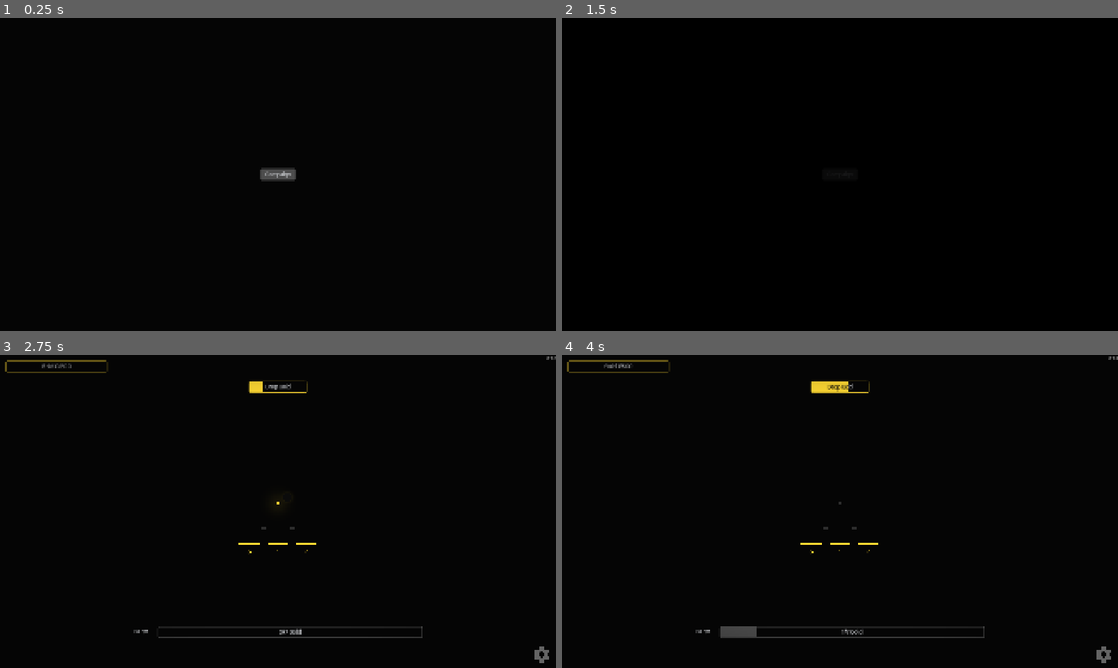
Above: before the commit, frames 1-4 (two rows, left to right).
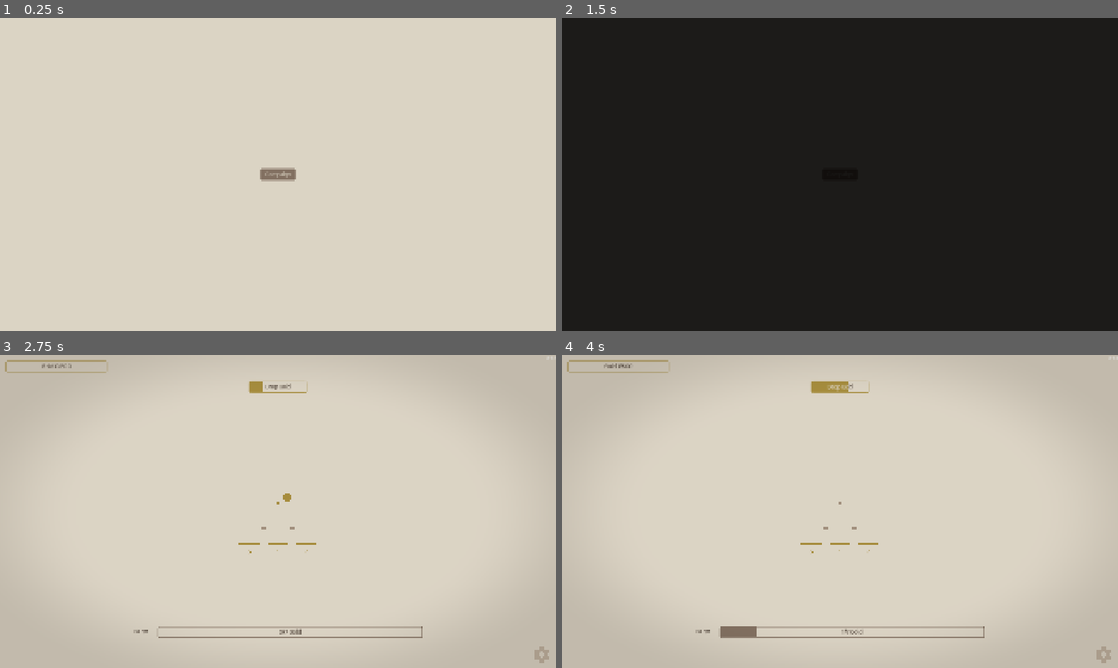
Above: after the commit, the same moments.

Repository: kjbrown-sandbox/pleenko
Game: Godot game, scene res://entities/main_menu/main_menu.tscn
Two runs of this game, one before a commit and one after it. Both use one fixed random seed, a clock stepped at 60 frames per second and the inputs below.
Inputs (mouse positions are in pixels of both pictures, inside the frame that each line leads up to):
- Up to frame 1 (0.25 s): no input
- Up to frame 2 (1.5 s): click "Campaign" at 0.5 s; click "Campaign" at 1.25 s
- Up to frame 3 (2.75 s): tap Enter at 2 s; move the mouse to (400, 495) at 2.02 s; hold Right (board_right) from 2.03 s (still down); hold Space (drop_coin) from 2.03 s (still down); click (400, 495) at 2.17 s
- Up to frame 4 (4 s): move the mouse to (728, 527) at 2.77 s; release Right (board_right) at 2.78 s; release Space (drop_coin) at 2.78 s; hold Down (challenges_down) 2.78-3.53 s; tap 1 (drop_unrefined) at 2.85 s; move the mouse to (895, 442) at 3.52 s; hold Right (board_right) from 3.53 s (still down); tap P at 3.6 s

The runs differ from the first frame. In frame 1, 100% of the frame differs, in the area x 0-100%, y 0-100%; in frame 2, 100%; in frame 3, 100%; in frame 4, 100%.

Commit message:
It now runs BUTTER SMOOTH

Diff:
--- a/autoloads/theme_provider/theme_provider.tscn
+++ b/autoloads/theme_provider/theme_provider.tscn
@@ -1,7 +1,7 @@
 [gd_scene format=3 uid="uid://bd5t24nqjmy8m"]
 
 [ext_resource type="Script" uid="uid://ddgdk7oji1mbd" path="res://autoloads/theme_provider/theme_provider.gd" id="1_tp"]
-[ext_resource type="Resource" uid="uid://cvvqj1e6abhxh" path="res://style_lab/presets/glow_dark.tres" id="2_dq7bl"]
+[ext_resource type="Resource" uid="uid://cmex0lbdpom2m" path="res://style_lab/presets/nier_parchment.tres" id="2_dq7bl"]
 
 [node name="ThemeProvider" type="Node" unique_id=602725034]
 script = ExtResource("1_tp")
--- a/entities/fill_bar/fill_bar.gd
+++ b/entities/fill_bar/fill_bar.gd
@@ -43,6 +43,12 @@
 var _minus_callback: Callable
 var _minus_hover_callback: Callable
 var _minus_update_callback: Callable
+
+# State tracking for guards — skip redundant StyleBox updates
+var _last_fill_disabled := false
+var _last_at_max := false
+var _plus_filled := false
+var _minus_filled := false
 
 
 func setup(fill_color: Color, disabled_color: Color) -> void:
@@ -196,6 +202,10 @@
 func apply_fill_colors(is_disabled: bool, at_max: bool = false) -> void:
 	if not _fill_rect:
 		return
+	if is_disabled == _last_fill_disabled and at_max == _last_at_max:
+		return
+	_last_fill_disabled = is_disabled
+	_last_at_max = at_max
 	var t: VisualTheme = ThemeProvider.theme
 	var dis_text: Color = _disabled_text_override if _disabled_text_override.r >= 0 else t.button_disabled_text_color
 	if at_max:
@@ -232,8 +242,10 @@
 	show_minus_button(true)
 
 
-func show_plus_button(visible: bool) -> void:
-	plus_button.visible = visible
+func show_plus_button(show: bool) -> void:
+	if plus_button.visible == show:
+		return
+	plus_button.visible = show
 	_update_corner_radii()
 
 
@@ -242,6 +254,9 @@
 
 
 func set_plus_filled(can_afford: bool) -> void:
+	if can_afford == _plus_filled:
+		return
+	_plus_filled = can_afford
 	var t: VisualTheme = ThemeProvider.theme
 	var bg: Color = _fill_color if can_afford else t.button_bg_color
 	var border: Color = _fill_color if can_afford else t.button_bg_color
@@ -259,8 +274,10 @@
 		_plus_update_callback.call()
 
 
-func show_minus_button(visible: bool) -> void:
-	minus_button.visible = visible
+func show_minus_button(show: bool) -> void:
+	if minus_button.visible == show:
+		return
+	minus_button.visible = show
 	_update_corner_radii()
 
 
@@ -269,6 +286,9 @@
 
 
 func set_minus_filled(is_active: bool) -> void:
+	if is_active == _minus_filled:
+		return
+	_minus_filled = is_active
 	var t: VisualTheme = ThemeProvider.theme
 	var bg: Color = _fill_color if is_active else t.button_bg_color
 	var border: Color = _fill_color if is_active else t.button_bg_color
--- a/entities/main/coin_values.gd
+++ b/entities/main/coin_values.gd
@@ -8,6 +8,10 @@
 var _hover_tooltip: Tooltip
 
 var _board_manager: BoardManager
+
+# Debounce: collapse multiple currency_changed signals into one deferred update
+var _dirty := false
+var _dirty_types: Array[Enums.CurrencyType] = []
 
 func setup(board_manager: BoardManager) -> void:
 	_board_manager = board_manager
@@ -25,17 +29,40 @@
 	_update_all_bars()
 
 
-func _on_currency_changed(type: Enums.CurrencyType, new_balance: int, cap: int) -> void:
-	if not _visible_currencies.has(type) and _is_board_for_coin_type_unlocked(type):
-		_visible_currencies.append(type)
+func _on_currency_changed(type: Enums.CurrencyType, _new_balance: int, _cap: int) -> void:
+	if not _dirty_types.has(type):
+		_dirty_types.append(type)
+	if not _dirty:
+		_dirty = true
+		_flush.call_deferred()
+
+
+func _flush() -> void:
+	_dirty = false
+
+	# Check if any new currencies need to become visible
+	var layout_changed := false
+	for type in _dirty_types:
+		if not _visible_currencies.has(type) and _is_board_for_coin_type_unlocked(type):
+			_visible_currencies.append(type)
+			layout_changed = true
+
+	if layout_changed:
 		_visible_currencies.sort()
+		_dirty_types.clear()
 		_update_currencies()
-
-	var bar = _bars.get(type)
-	if bar:
-		_update_bar(bar, type, new_balance, cap)
-
-	_update_all_cap_buttons()
+		return
+
+	# Update only the bars that changed
+	for type in _dirty_types:
+		var bar = _bars.get(type)
+		if bar:
+			var amount := CurrencyManager.get_balance(type)
+			var cap := CurrencyManager.get_cap(type)
+			_update_bar(bar, type, amount, cap)
+
+	_dirty_types.clear()
+	_update_cap_button_affordability()
 
 
 func _is_board_for_coin_type_unlocked(coin_type: Enums.CurrencyType) -> bool:
@@ -171,3 +198,13 @@
 			var can_afford := CurrencyManager.can_buy_cap_raise(currency_type)
 			bar.set_plus_disabled(not can_afford)
 			bar.set_plus_filled(can_afford)
+
+
+func _update_cap_button_affordability() -> void:
+	for currency_type in _bars:
+		var bar = _bars[currency_type]
+		if not bar.plus_button.visible:
+			continue
+		var can_afford := CurrencyManager.can_buy_cap_raise(currency_type)
+		bar.set_plus_disabled(not can_afford)
+		bar.set_plus_filled(can_afford)
--- a/entities/upgrade_row/upgrade_row.gd
+++ b/entities/upgrade_row/upgrade_row.gd
@@ -9,6 +9,7 @@
 var _upgrade_type: Enums.UpgradeType
 var _callback: Callable
 var _currency_type: int = -1
+var _dirty := false
 
 func setup(board_type: Enums.BoardType, upgrade_type: Enums.UpgradeType, on_upgrade: Callable) -> void:
 	_board_type = board_type
@@ -44,7 +45,16 @@
 	hover_info_changed.emit(_get_purchase_hover_text())
 
 
-func _on_currency_changed(_type: Enums.CurrencyType, _new_balance: int, _new_cap: int) -> void:
+func _on_currency_changed(type: Enums.CurrencyType, _new_balance: int, _new_cap: int) -> void:
+	if type != _currency_type:
+		return
+	if not _dirty:
+		_dirty = true
+		_deferred_update.call_deferred()
+
+
+func _deferred_update() -> void:
+	_dirty = false
 	_update_button()
 
 
